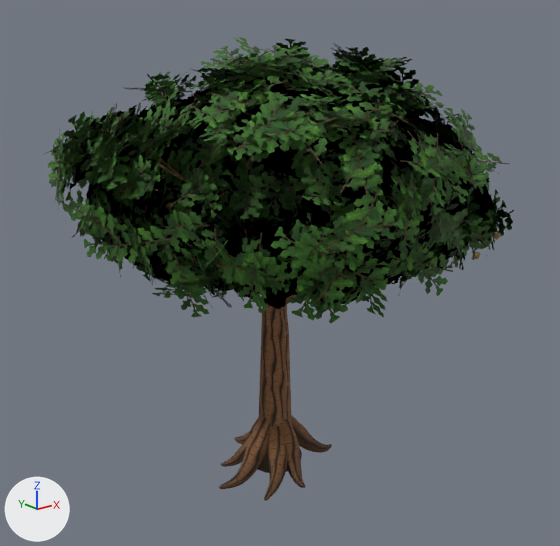
Two versions of the glTF model multiplayer/public/assets/tree_b.glb, one commit apart.
Both versions are drawn from a 50 mm lens placed at (-6.58, -8.33, 6.24), pointed at (-0.08, -0.21, 2.99). Every picture has the same lights, and +X, +Y and +Z are marked at lower left. The picture after the commit comes second. Where no turn or scale is listed for an object, it has been applied to the vertices.

Names of what the first picture shows: 'Branches', 'Leaves', 'Roots', 'Trunk' and 1 more.
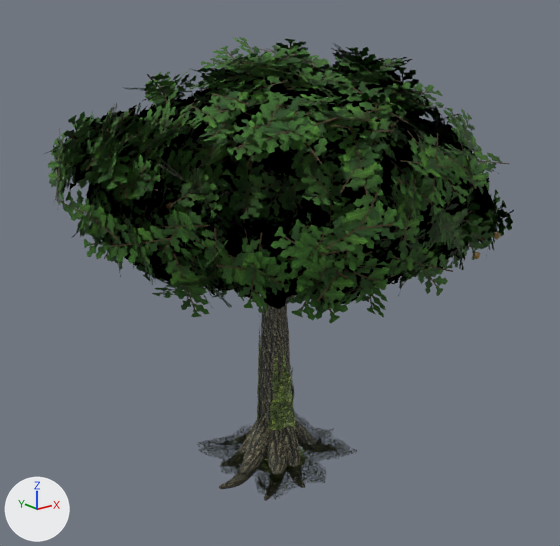
Scene script edits in JSON lines:
```json
{"op": "add", "block": "img_oak_bark", "code": ["img_oak_bark = load_image('oak_bark', '_unpacked/oak_bark', 1024, 1024, 'sRGB')"]}
{"op": "add", "block": "img_ivy", "code": ["img_ivy = load_image('ivy', '_unpacked/ivy', 512, 512, 'sRGB')"]}
{"block": "mat_bark", "where": "n4 = _N.new('ShaderNodeTexImage'); n4.name = 'Image Texture'"}
{"op": "set", "path": "n4.image", "old": "img_bark", "new": "img_oak_bark"}
{"op": "add", "block": "mat_ivy", "code": ["mat_ivy = bpy.data.materials.new('Ivy')", "# uses the picture img_ivy"]}
{"op": "add", "block": "me_ivyclimb", "code": ["me_ivyclimb = bpy.data.meshes.new('IvyClimb')", "me_ivyclimb.from_pydata(...)  # 994 vertices, 1768 faces; spans x -0.43..0.5, y -0.47..0.47, z -0.05..2.62", "me_ivyclimb.materials.append(mat_ivy)"]}
{"op": "add", "block": "me_ivyground", "code": ["me_ivyground = bpy.data.meshes.new('IvyGround')", "me_ivyground.from_pydata(...)  # 202 vertices, 336 faces; spans x -1.41..1.64, y -1.52..1.43, z 0.02..0.12", "me_ivyground.materials.append(mat_ivy)"]}
{"op": "add", "block": "ob_ivyclimb", "code": ["ob_ivyclimb = bpy.data.objects.new('IvyClimb', me_ivyclimb)", "ob_ivyclimb.location = (0.0, 0.0, 0.0)"]}
{"op": "add", "block": "ob_ivyground", "code": ["ob_ivyground = bpy.data.objects.new('IvyGround', me_ivyground)", "ob_ivyground.location = (0.0, 0.0, 0.0)"]}
```

Changed parts and their boxes (x1, y1, x2, y2) in the pictures (560 x 546 px):
```json
{"object": "Roots", "change": "surface changed", "before": [219, 417, 332, 501], "after": [219, 417, 332, 501]}
{"object": "Trunk", "change": "surface changed", "before": [258, 302, 301, 473], "after": [258, 302, 301, 473]}
{"object": "IvyGround", "change": "added", "after": [197, 413, 357, 499]}
{"object": "IvyClimb", "change": "added", "after": [257, 313, 307, 471], "on screen": "green"}
```
